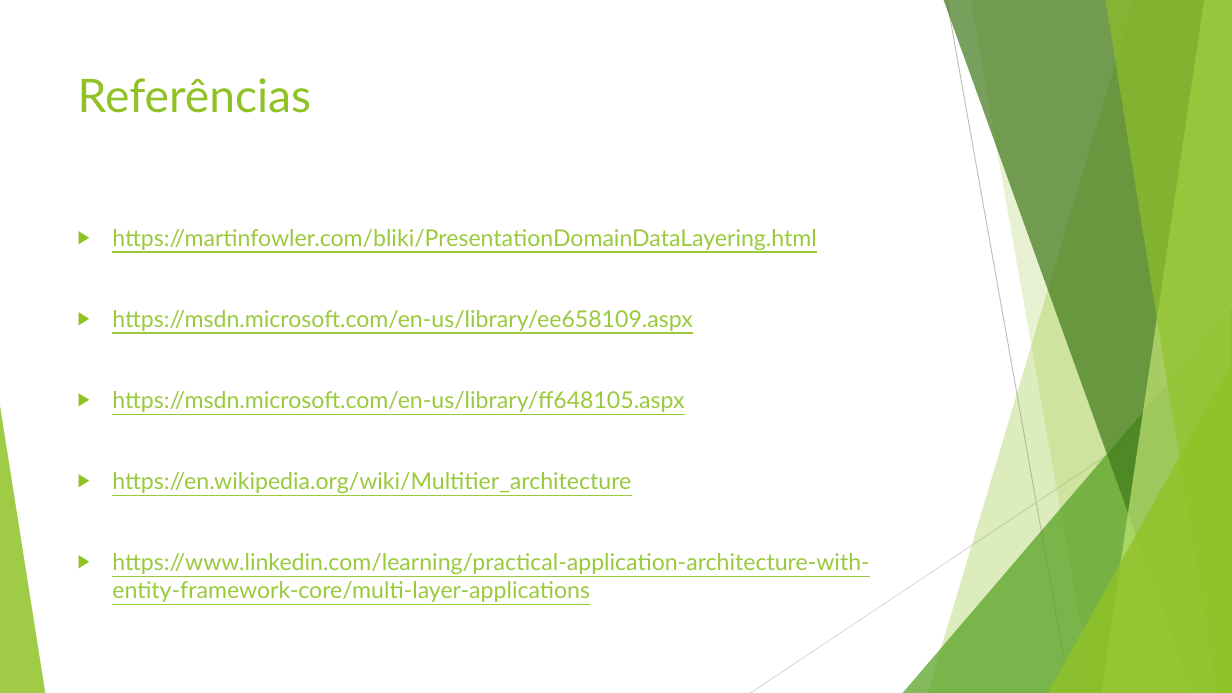
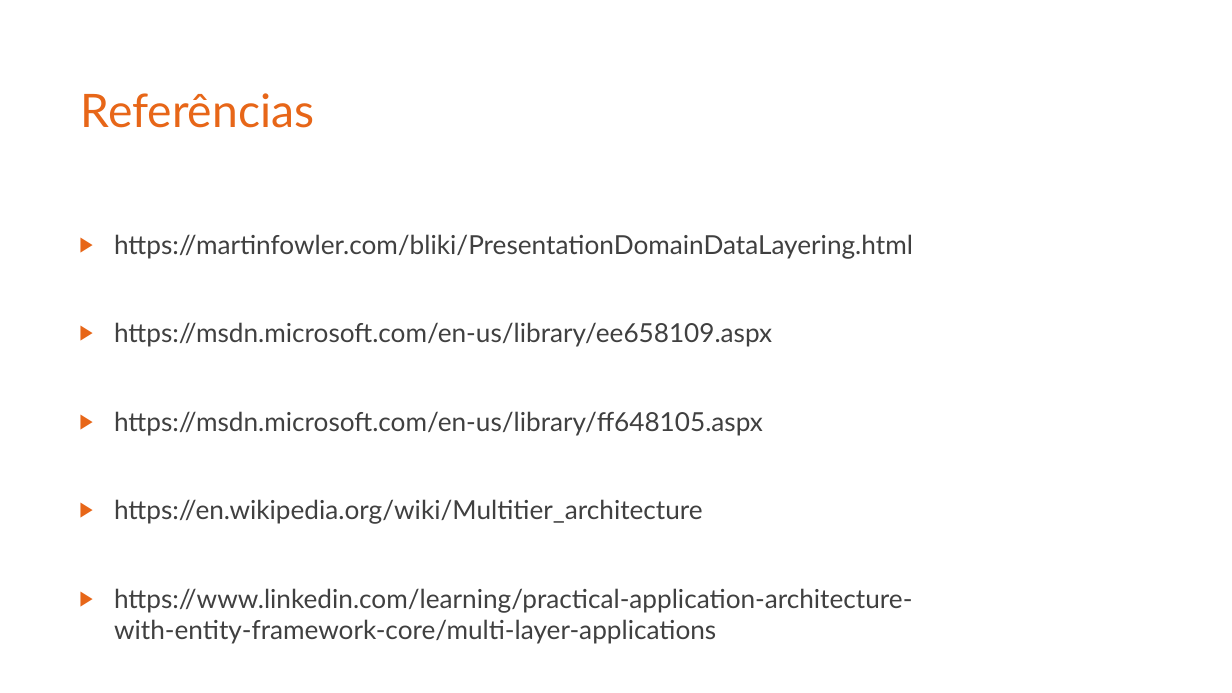
Before and after one commit to leandrocgsi/RestWithASP-NETUdemy, a slide deck: slide 84 of Documents/Building Modern RESTFul API's With ASP.NET Core - Architectural Overview.pptx (slide 77 before the commit). Drawn at 1232x693 pixels with LibreOffice and Linux fonts; fonts in the diff are those of the drawing. Boxes give left, top, right and bottom in pixels: in the first picture for what was removed or moved away, otherwise in the second. Text is boxed around its words. In the diff, an @@ line names an element or a change of style, - is before the commit and + after.

```diff
--- a/Documents/Building Modern RESTFul API's With ASP.NET Core - Architectural Overview.pptx
+++ b/Documents/Building Modern RESTFul API's With ASP.NET Core - Architectural Overview.pptx
@@ text "Referências": place and size @@
-text "Referências" at [78,78,311,113]
+text "Referências" at [81,93,314,128]
@@ text "Referências" at [81,93,314,128]: text colour #90C226 to #E76618 @@
@@ text "https://martinfowler.com/bliki/PresentationDomainDataLayerin ..." at [114,234,913,644]: size 18 to 20.4 pt, text colour #99CA3C to #404040, underline off; bullet colour #90C226 to #E76618 @@
@@ group removed at [0,0,1232,693]: 5 freeform shapes, 3 triangles, 2 lines @@
```
Also in this commit, not shown: 4 other slides changed, 8 slides added, 1 slide removed.
